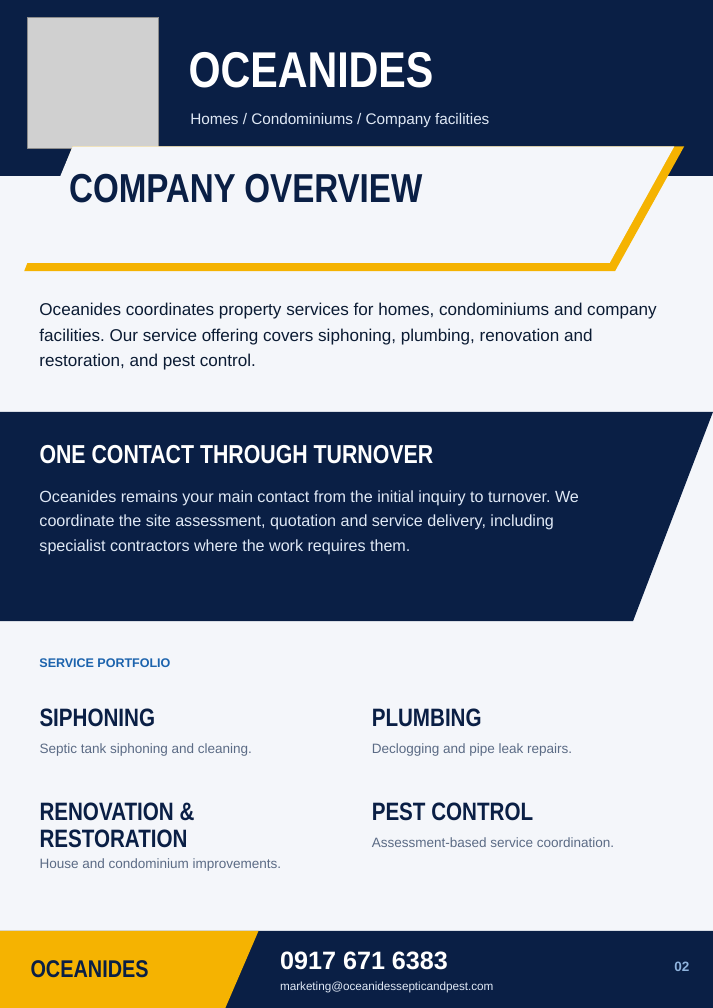
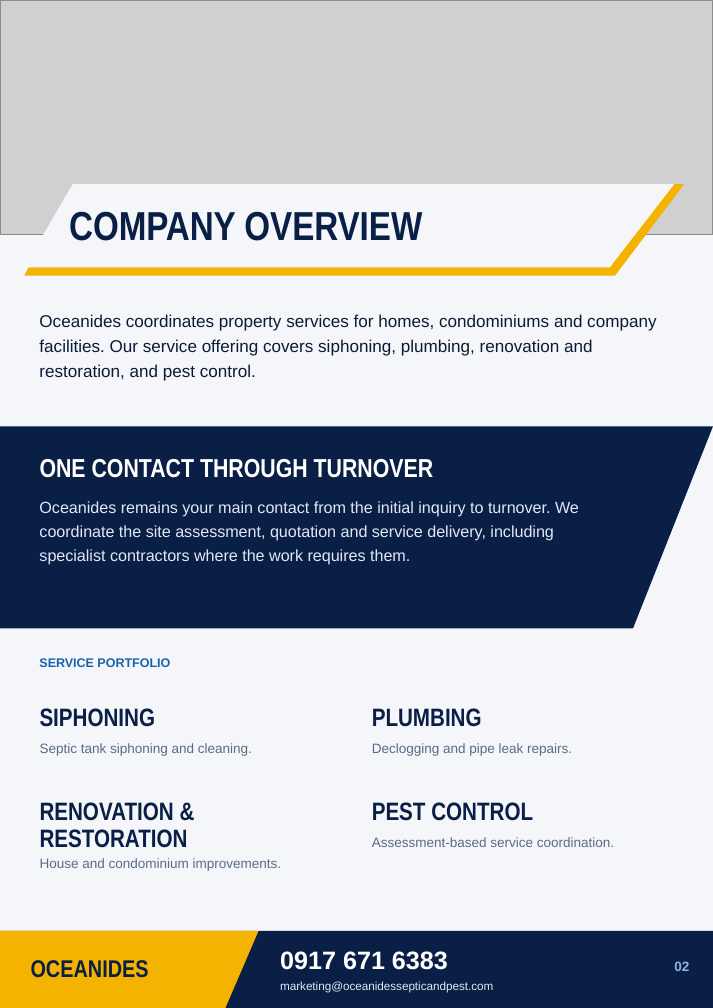
Before and after one commit to yopiheart/grifon-command, a slide deck: slide 2 of clients/oceanides/company-profile/output/pptx/Oceanides-Company-Profile-final.pptx. Drawn at 713x1008 pixels with LibreOffice and Linux fonts; fonts in the diff are those of the drawing; grey boxes stand for pictures. Boxes give left, top, right and bottom in pixels: in the first picture for what was removed or moved away, otherwise in the second. Text is boxed around its words. In the diff, an @@ line names an element or a change of style, - is before the commit and + after.

Commit message:
Add custom illustrative assets to Oceanides profile

```diff
--- a/clients/oceanides/company-profile/output/pptx/Oceanides-Company-Profile-final.pptx
+++ b/clients/oceanides/company-profile/output/pptx/Oceanides-Company-Profile-final.pptx
@@ rectangle removed at box(0, 0, 713, 176) @@
@@ picture added at box(0, 0, 713, 235) @@
@@ picture removed at box(28, 17, 159, 148) @@
@@ text removed at box(189, 52, 434, 88) @@
-OCEANIDES
@@ text removed at box(190, 113, 489, 127) @@
-Homes / Condominiums / Company facilities
@@ freeform shape: place and size @@
-freeform shape at box(24, 147, 685, 272)
+freeform shape at box(24, 185, 685, 276)
@@ freeform shape: place and size @@
-freeform shape at box(24, 147, 674, 263)
+freeform shape at box(24, 185, 674, 268)
@@ text "COMPANY OVERVIEW": place and size @@
-text "COMPANY OVERVIEW" at box(69, 173, 422, 203)
+text "COMPANY OVERVIEW" at box(69, 211, 422, 241)
@@ 6 texts: place and size @@
-6 texts at box(39, 302, 656, 554)
+6 texts at box(39, 314, 656, 565)
@@ freeform shape: place and size @@
-freeform shape at box(0, 412, 713, 622)
+freeform shape at box(0, 427, 713, 629)
@@ text "ONE CONTACT THROUGH TURNOVER": place and size @@
-text "ONE CONTACT THROUGH TURNOVER" at box(40, 445, 434, 464)
+text "ONE CONTACT THROUGH TURNOVER" at box(40, 459, 434, 478)
```
Also in this commit, not shown: 4 other slides changed, 11 other files.
